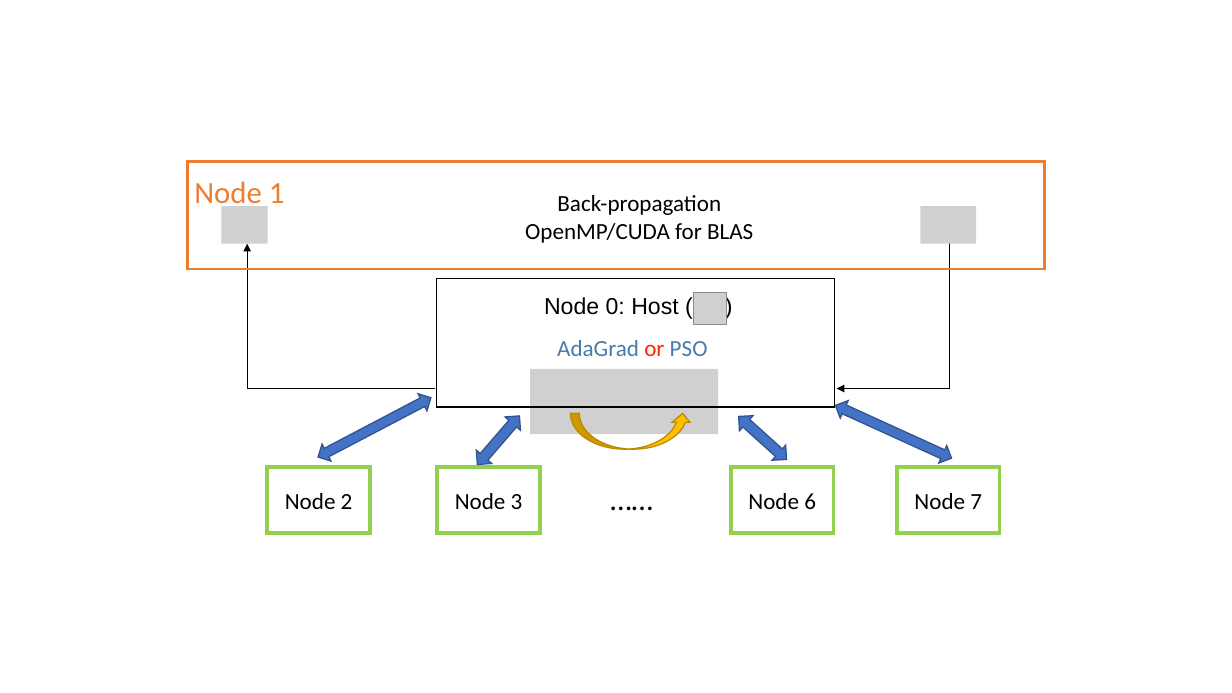
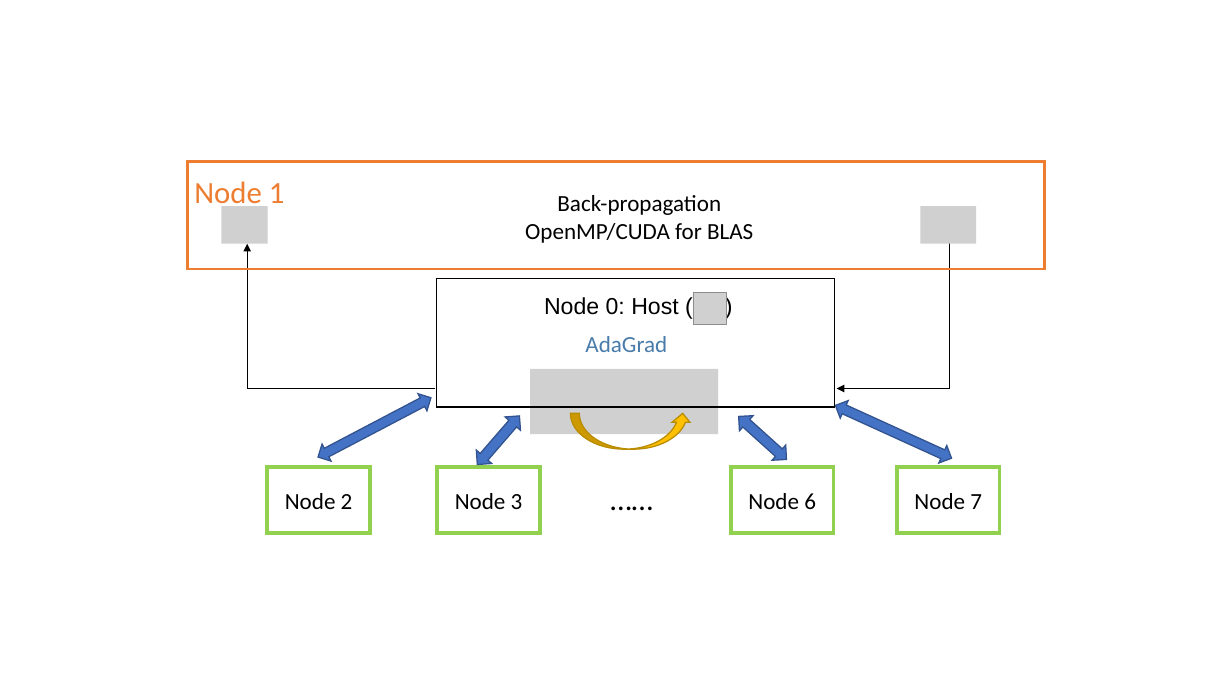
Before and after one commit to jeffrey6557/CS205-Parallel-Computing-Project, a slide deck: slide 1 of other/flow chart_2.pptx. Drawn at 1232x693 pixels with LibreOffice and Linux fonts; fonts in the diff are those of the drawing; grey boxes stand for pictures. Boxes give left, top, right and bottom in pixels: in the first picture for what was removed or moved away, otherwise in the second. Text is boxed around its words. In the diff, an @@ line names an element or a change of style, - is before the commit and + after.

```diff
--- a/other/flow chart_2.pptx
+++ b/other/flow chart_2.pptx
@@ text at <box>585,336,667,352</box>: text changed @@
-AdaGrad or PSO
+AdaGrad
```
Also in this commit, not shown: 2 other files.
